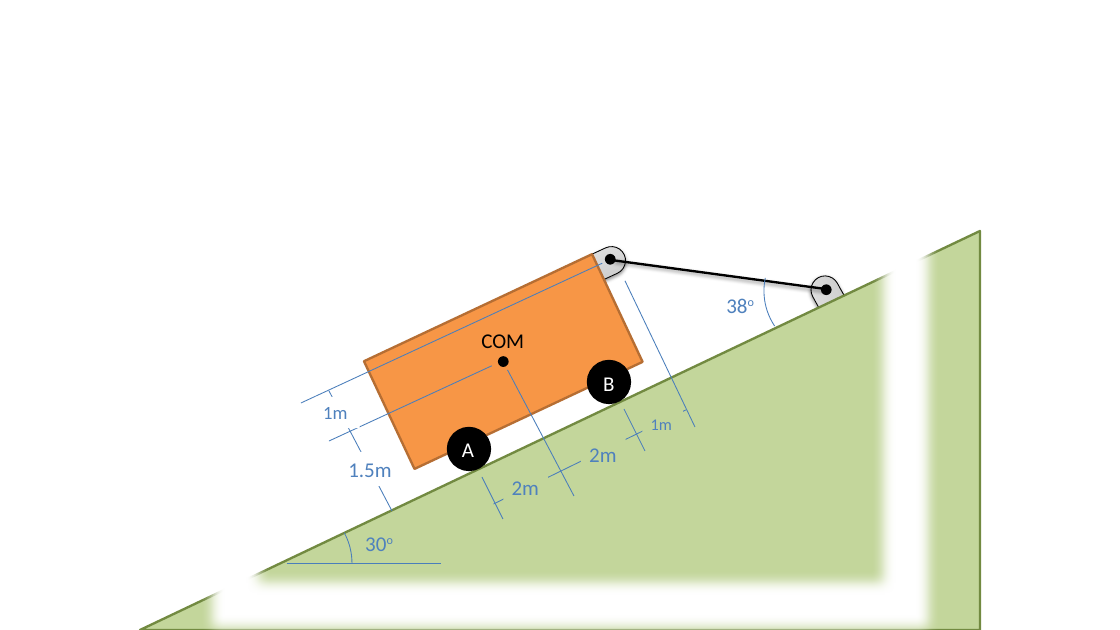
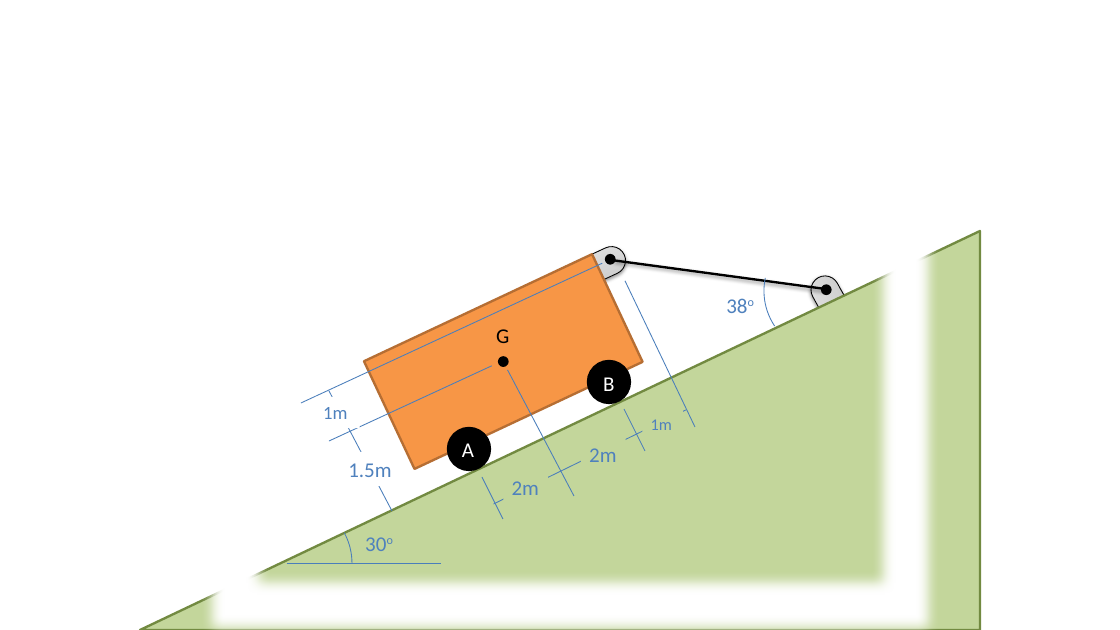
Before and after one commit to JacobMoore/mechanics_textbook, a slide deck: slide 32 of Homework Problems/Homework_Diagrams.pptx (slide 30 before the commit). Drawn at 1120x630 pixels with LibreOffice and Linux fonts; fonts in the diff are those of the drawing. Boxes give left, top, right and bottom in pixels: in the first picture for what was removed or moved away, otherwise in the second. Text is boxed around its words. In the diff, an @@ line names an element or a change of style, - is before the commit and + after.

```diff
--- a/Homework Problems/Homework_Diagrams.pptx
+++ b/Homework Problems/Homework_Diagrams.pptx
@@ text at [496, 329, 509, 343]: text changed @@
-COM
+G
```
Also in this commit, not shown: 3 slides added, 7 other files.
